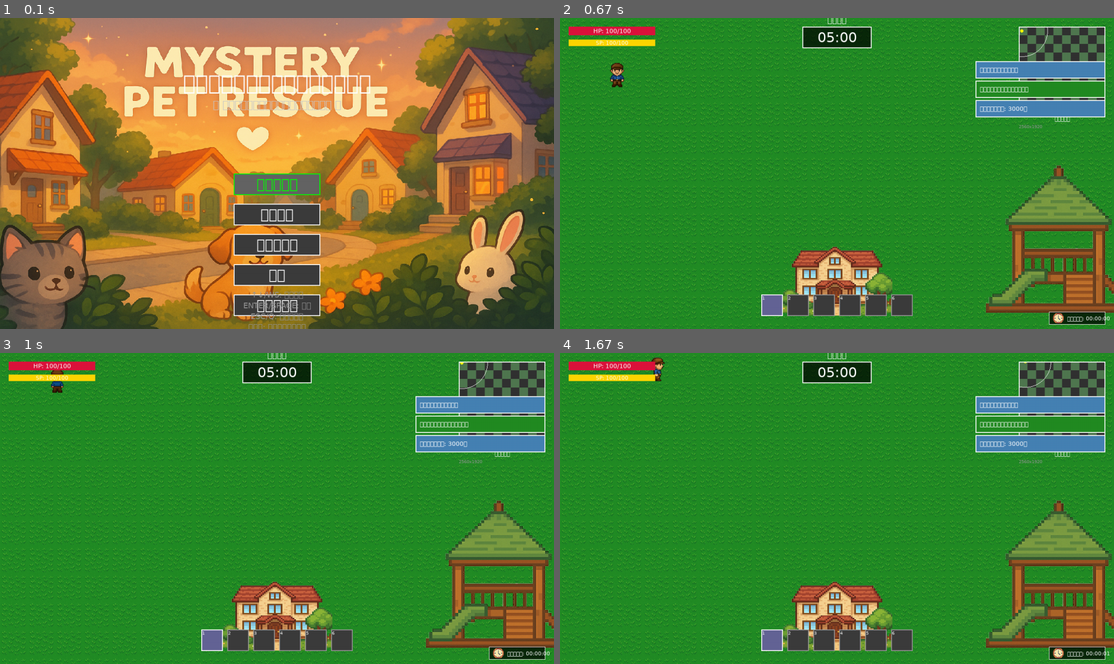
Above: before the commit, frames 1-4 (two rows, left to right).
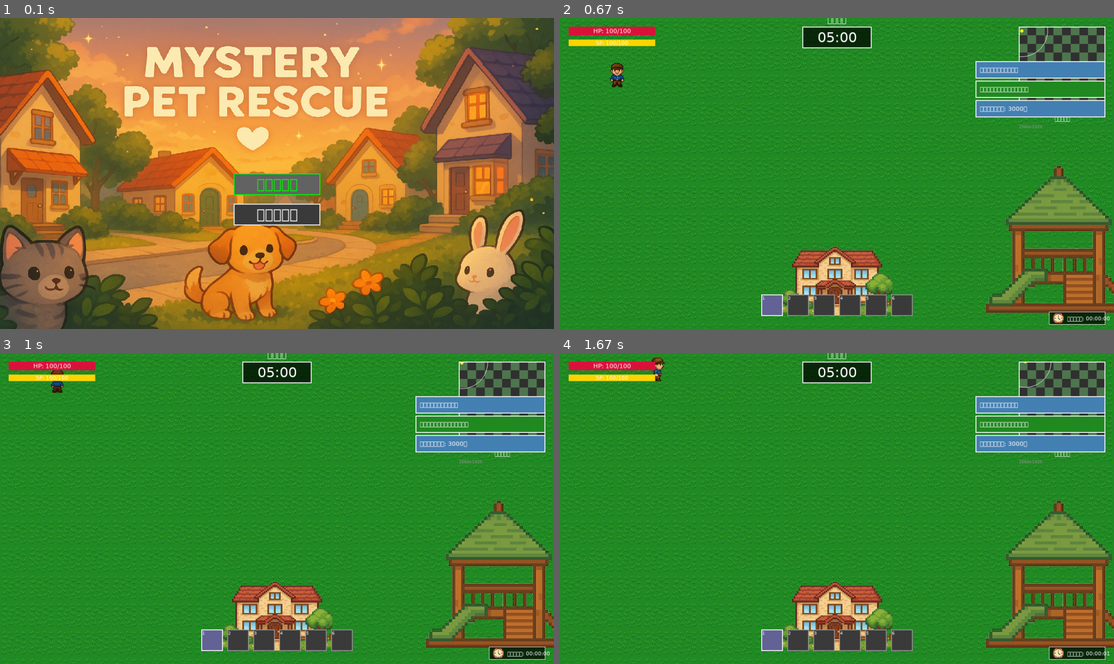
Above: after the commit, the same moments.

Repository: yuichi1000/mystery-pet-rescue
Game: pygame game, started from main.py
The game is run twice, just before and just after one commit, with the same random seed, the same clock (stepped at 60 frames per second) and the same inputs.
Inputs (mouse positions are in pixels of both pictures, inside the frame that each line leads up to):
- Up to frame 1 (0.1 s): no input
- Up to frame 2 (0.67 s): click "ゲーム開始" at 0.38 s
- Up to frame 3 (1 s): hold Up from 0.67 s (still down); move the mouse to (254, 520) at 0.7 s
- Up to frame 4 (1.67 s): release Up at 1.13 s; hold Right 1.17-1.63 s

The runs differ from the first frame. In frame 1, 4.7% of the frame differs, in the area x 33-67%, y 18-100%; in frame 2, nothing differs; in frame 3, nothing differs; in frame 4, nothing differs.

Commit message:
feat: メニュー画面の完全簡素化
🗑️ 不要なメニューアイテム削除:
- 「ペット図鑑」メニュー項目削除
- 「設定」メニュー項目削除
- 「続きから」メニュー項目削除（未実装のため）

🎨 タイトル・キャプション削除:
- 「ミステリー・ペット・レスキュー」メインタイトル削除
- サブタイトル「〜 迷子のペットを救出するアドベンチャー 〜」削除
- タイトルフェードアニメーション完全削除
- title_alpha, title_fade_direction等の変数削除

📝 操作説明削除:
- 画面下部の操作説明テキスト削除
- 「↑↓/WS: 選択移動」等のヘルプ削除
- _draw_controls_help()メソッド削除

🧹 関連ファイル削除:
- assets/images/ui/settings_icon.png削除
- src/ui/game_ui.pyから設定アイコン参照削除
- src/core/menu_system.pyから不要状態削除

🎮 最終メニュー構成:
1. ゲーム開始
2. ゲーム終了

極限まで簡素化されたミニマルメニュー実現
動作確認済み: 正常動作・高速起動

Diff:
--- a/src/core/menu_system.py
+++ b/src/core/menu_system.py
@@ -17,9 +17,7 @@
 class MenuState(Enum):
     """メニュー状態"""
     TITLE = "title"
-    SETTINGS = "settings"
     PAUSE = "pause"
-    PET_COLLECTION = "pet_collection"
     SAVE_LOAD = "save_load"
     GAME = "game"
     QUIT = "quit"
--- a/src/scenes/menu.py
+++ b/src/scenes/menu.py
@@ -35,11 +35,6 @@
         # メニューアイテム
         self.menu_items: List[MenuItem] = []
         self.selected_index = 0
-
-        # アニメーション用
-        self.title_alpha = 255
-        self.title_fade_direction = -1
-        self.fade_speed = 50
 
         # 色設定
         self.normal_color = (255, 255, 255)
@@ -80,9 +75,6 @@
         # メニューアイテムを作成
         menu_data = [
             ("ゲーム開始", "game"),
-            ("続きから", "load"),  # 足りなかったメニュー項目
-            ("ペット図鑑", "pet_collection"),
-            ("設定", "settings"),
             ("ゲーム終了", "quit")
         ]
 
@@ -98,9 +90,6 @@
     def enter(self) -> None:
         """シーンに入る時の処理"""
         print("メニューシーンに入りました")
-        # タイトルアニメーションをリセット
-        self.title_alpha = 255
-        self.title_fade_direction = -1
 
     def exit(self) -> None:
         """シーンから出る時の処理"""
@@ -170,16 +159,6 @@
 
     def update(self, time_delta: float) -> Optional[str]:
         """更新処理"""
-        # タイトルのフェードアニメーション
-        self.title_alpha += self.title_fade_direction * self.fade_speed * time_delta
-
-        if self.title_alpha <= 150:
-            self.title_alpha = 150
-            self.title_fade_direction = 1
-        elif self.title_alpha >= 255:
-            self.title_alpha = 255
-            self.title_fade_direction = -1
-
         return None
 
     def draw(self, surface: pygame.Surface) -> None:
@@ -191,14 +170,8 @@
             # 背景画像がない場合はグラデーション背景
             self._draw_gradient_background(surface)
 
-        # タイトルテキストを手動描画（アニメーション効果付き）
-        self._draw_animated_title(surface)
-
         # メニューアイテムを描画
         self._draw_menu_items(surface)
-
-        # 操作説明を描画
-        self._draw_controls_help(surface)
 
     def _draw_menu_items(self, surface: pygame.Surface):
         """メニューアイテムを描画"""
@@ -235,40 +208,3 @@
             b = int(80 + (160 - 80) * ratio)
             color = (r, g, b)
             pygame.draw.line(surface, color, (0, y), (surface.get_width(), y))
-
-    def _draw_animated_title(self, surface: pygame.Surface):
-        """アニメーション付きタイトルを描画"""
-        # 大きなフォントでタイトルを描画
-        title_font = self.font_manager.get_font("default", 48)
-        title_text = "ミステリー・ペット・レスキュー"
-
-        # アルファ値を適用したサーフェスを作成
-        title_surface = title_font.render(title_text, True, (255, 255, 255))
-        title_surface.set_alpha(int(self.title_alpha))
-
-        # 中央に配置
-        title_rect = title_surface.get_rect(center=(surface.get_width()//2, 150))
-        surface.blit(title_surface, title_rect)
-
-        # サブタイトル
-        subtitle_font = self.font_manager.get_font("default", 24)
-        subtitle_text = "〜 迷子のペットを救出するアドベンチャー 〜"
-        subtitle_surface = subtitle_font.render(subtitle_text, True, (200, 200, 200))
-        subtitle_rect = subtitle_surface.get_rect(center=(surface.get_width()//2, 200))
-        surface.blit(subtitle_surface, subtitle_rect)
-
-    def _draw_controls_help(self, surface: pygame.Surface):
-        """操作説明を描画"""
-        help_font = self.font_manager.get_font("default", 18)
-        help_texts = [
-            "↑↓/WS: 選択移動",
-            "ENTER/SPACE: 決定",
-            "ESC/Q: ゲーム終了",
-            "マウス: ホバー＆クリック"
-        ]
-
-        y_offset = surface.get_height() - 80
-        for i, text in enumerate(help_texts):
-            help_surface = help_font.render(text, True, (150, 150, 150))
-            help_rect = help_surface.get_rect(center=(surface.get_width()//2, y_offset + i * 25))
-            surface.blit(help_surface, help_rect)
--- a/src/ui/game_ui.py
+++ b/src/ui/game_ui.py
@@ -125,7 +125,6 @@
             'pet_rescue_icon.png',
             'score_icon.png',
             'time_icon.png',
-            'settings_icon.png',
             'volume_icon.png'
         ]
 
Binary file removed: assets/images/ui/settings_icon.png
